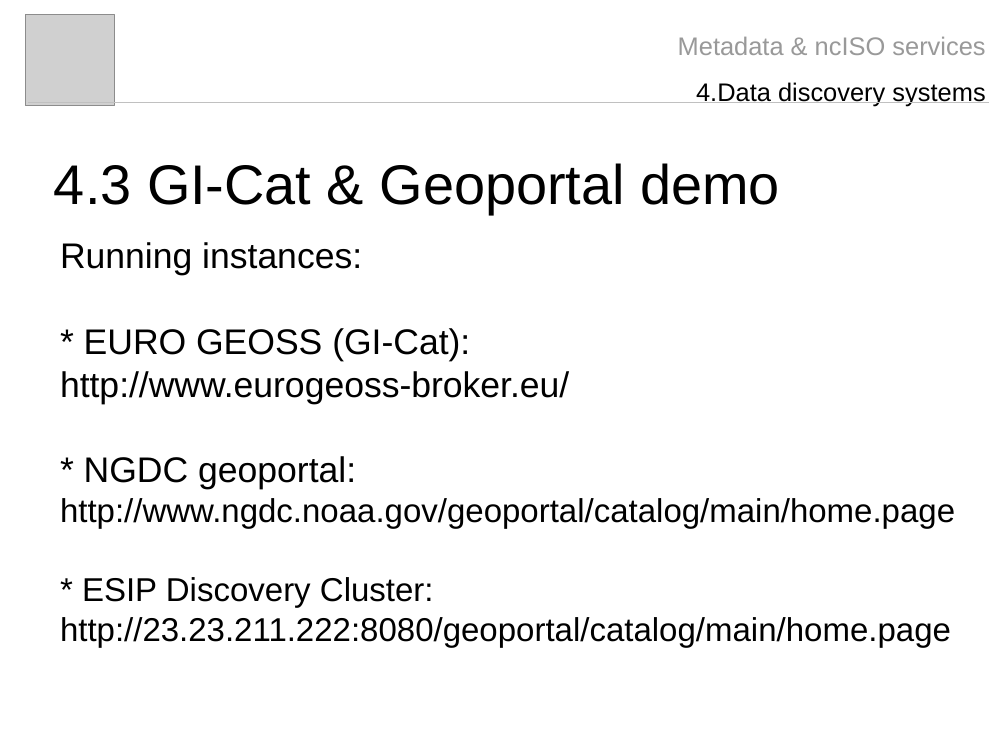
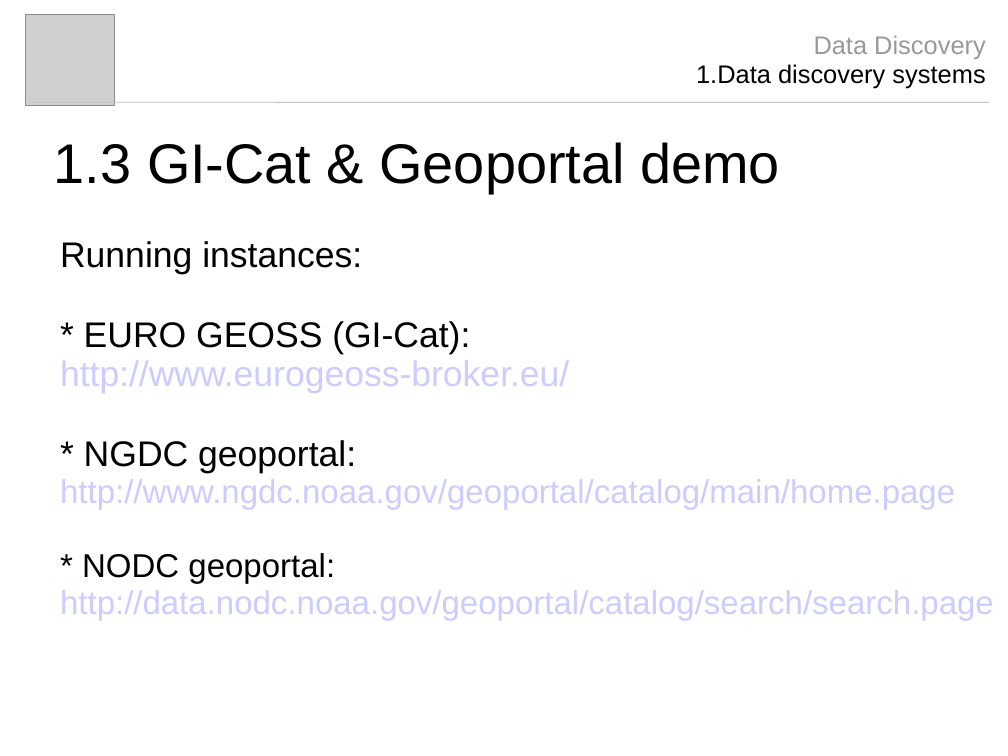
Before and after one commit to Unidata/thredds, a slide deck: slide 4 of docs/web/thredds/tech/tds4.3/reference/ncISO/metadata_ncISO.odp (slide 16 before the commit). Drawn at 1008x756 pixels with LibreOffice and Linux fonts; fonts in the diff are those of the drawing; grey boxes stand for pictures. Boxes give left, top, right and bottom in pixels: in the first picture for what was removed or moved away, otherwise in the second. Text is boxed around its words. In the diff, an @@ line names an element or a change of style, - is before the commit and + after.

```diff
--- a/docs/web/thredds/tech/tds4.3/reference/ncISO/metadata_ncISO.odp
+++ b/docs/web/thredds/tech/tds4.3/reference/ncISO/metadata_ncISO.odp
@@ text at (x1=696, y1=35, x2=986, y2=88): text changed; text colour #999999 to #000000 @@
-Metadata & ncISO services
-4.Data discovery systems
+Data Discovery
+1.Data discovery systems
@@ line (28, 102) - (989, 102): stroke #C0C0C0 0 pt to #C0C0C0 0.74 pt @@
@@ title at (x1=54, y1=142, x2=780, y2=193): text changed @@
-4.3 GI-Cat & Geoportal demo
+1.3 GI-Cat & Geoportal demo
@@ text at (x1=60, y1=241, x2=955, y2=510): text colour #000000 to #CCCCFF in "http://www.eurogeoss-broker.eu/", "http://www.ngdc.noaa.gov/geoportal/catalog/main/home.page"; line spacing 1 to 0.93 @@
@@ text at (x1=60, y1=553, x2=994, y2=620): text changed; text colour #000000 to #CCCCFF @@
-* ESIP Discovery Cluster:
-http://23.23.211.222:8080/geoportal/catalog/main/home.page
+* NODC geoportal:
+http://data.nodc.noaa.gov/geoportal/catalog/search/search.page
```
Also in this commit, not shown: 10 other slides changed, 2 slides added, 7 slides removed, 1 other file.
